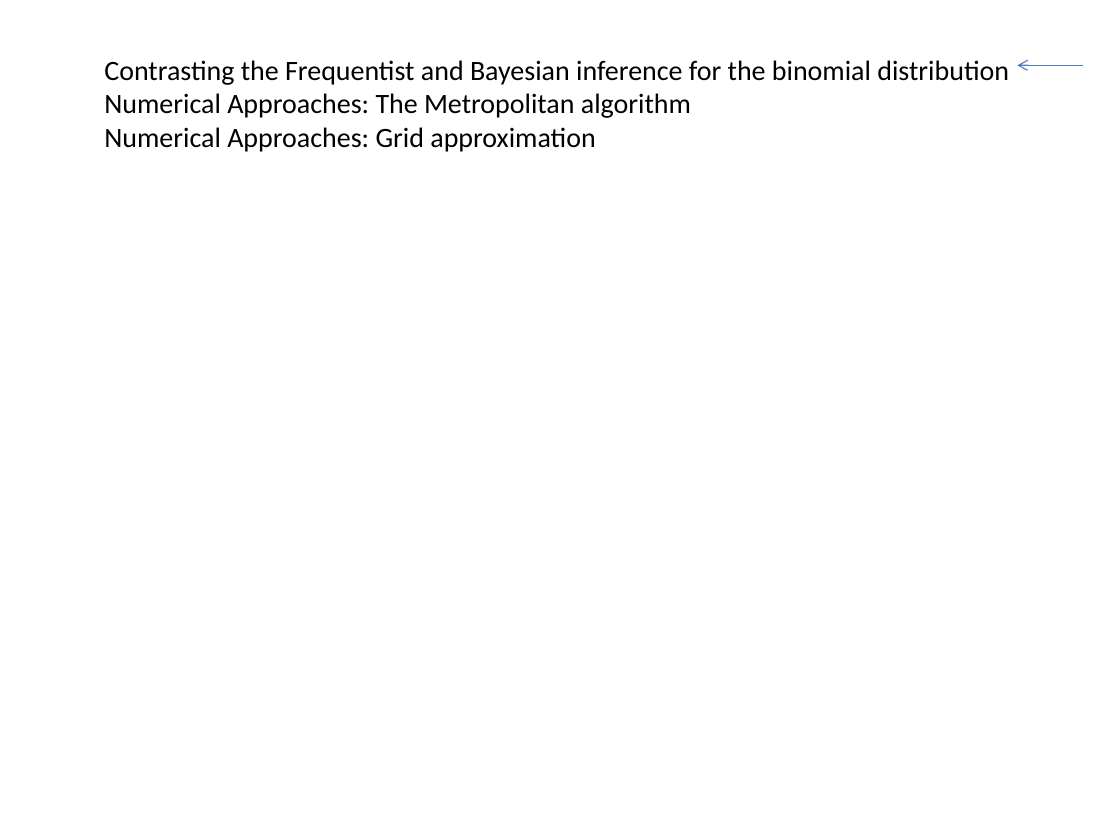
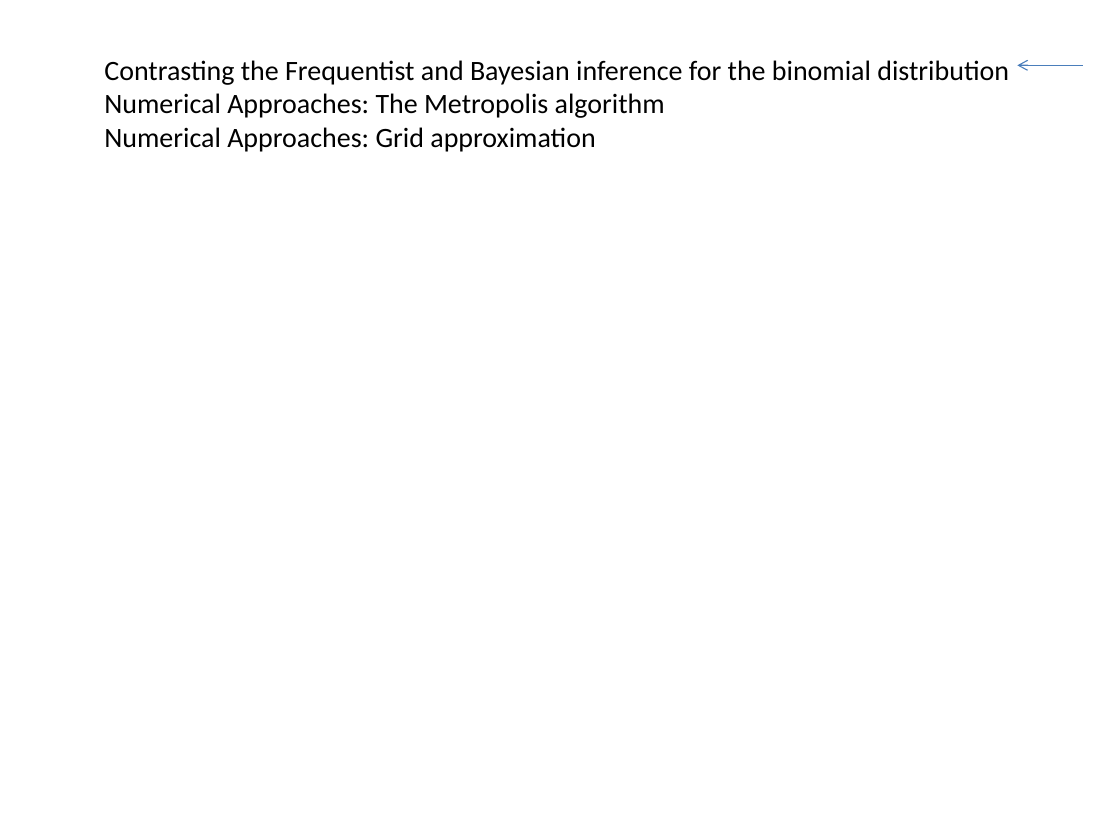
Before and after one commit to afodor/afodor.github.io, a slide deck: slide 1 of classes/stats2016/Lecture06.pptx. Drawn at 1120x840 pixels with LibreOffice and Linux fonts; fonts in the diff are those of the drawing. Boxes give left, top, right and bottom in pixels: in the first picture for what was removed or moved away, otherwise in the second. Text is boxed around its words. In the diff, an @@ line names an element or a change of style, - is before the commit and + after.

```diff
--- a/classes/stats2016/Lecture06.pptx
+++ b/classes/stats2016/Lecture06.pptx
@@ text at [104,93,665,118]: text changed @@
-Numerical Approaches: The Metropolitan algorithm
+Numerical Approaches: The Metropolis algorithm
```
Also in this commit, not shown: 3 other slides changed, 2 other files.
